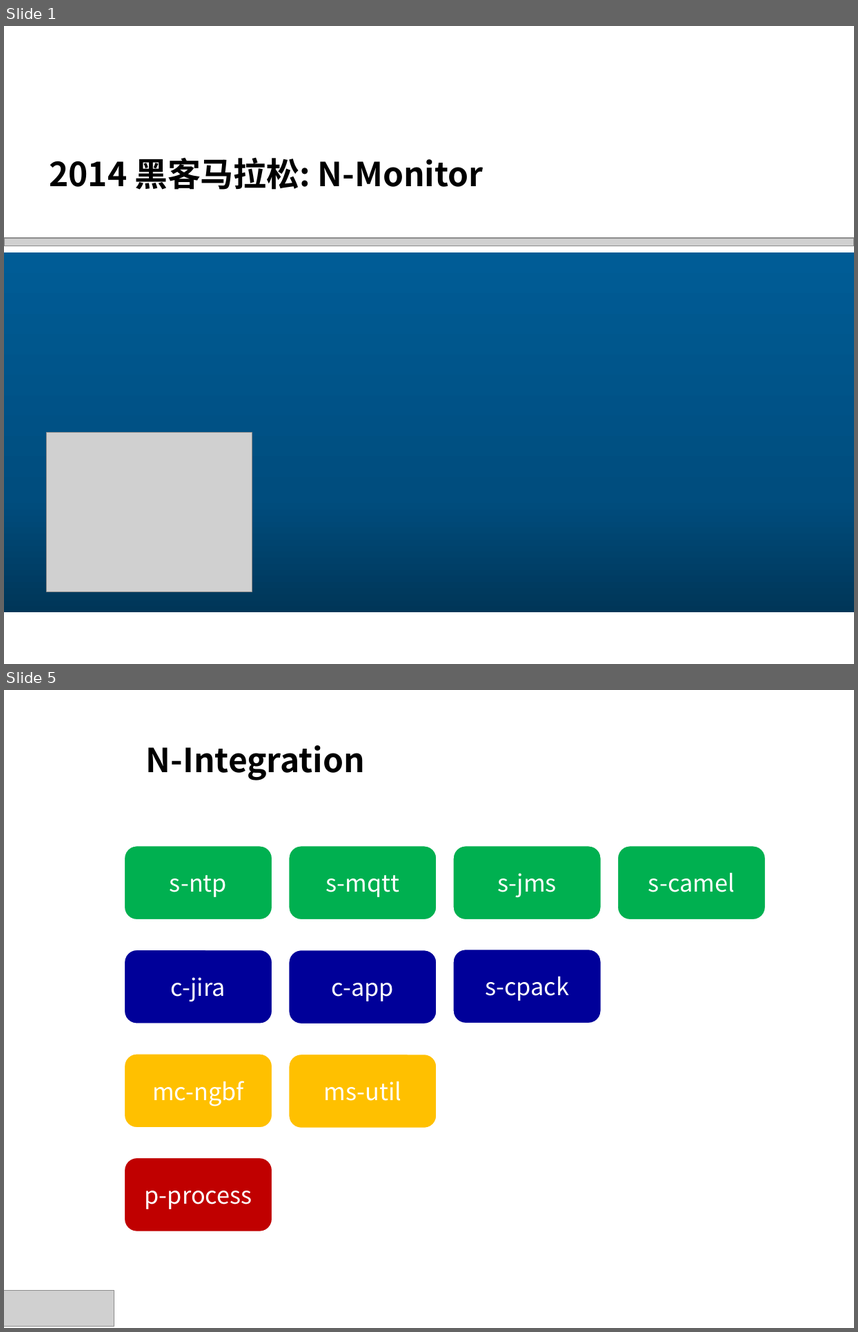
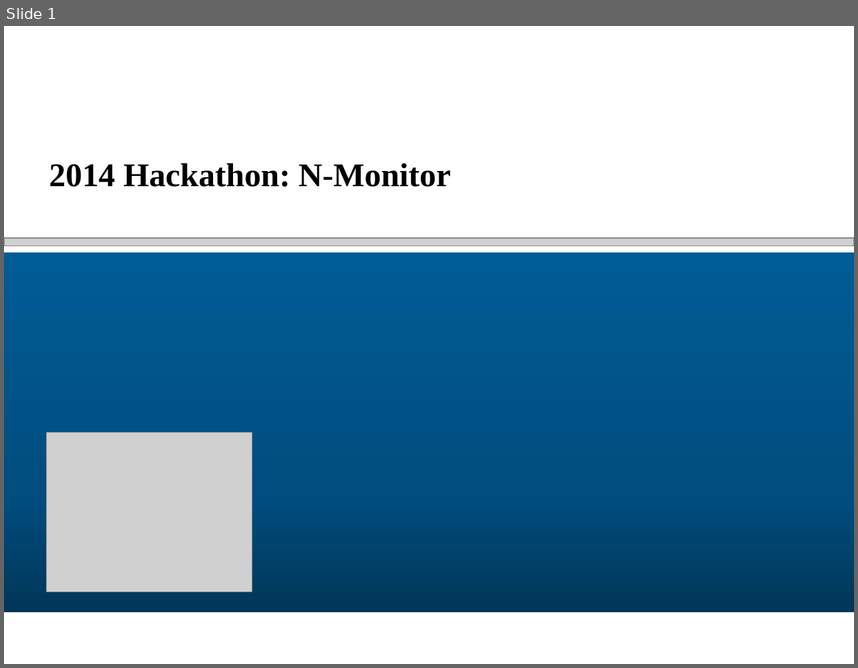
Before and after one commit to glenlivet/NRLP, a slide deck: 2014黑客马拉松_N-Monitor.pptx. Shown one above the other, each under a label of ours: slides 1 and 5 before the commit, slide 1 after it; the slides between them are not shown. The pictures are 858x1332 and 858x668 pixels, drawn with LibreOffice and Linux fonts; fonts in the diff are those of the drawing; grey boxes stand for pictures; background and template pictures are left out. Boxes give left, top, right and bottom in pixels: in the first picture for what was removed or moved away, otherwise in the second. Text is boxed around its words. In the diff, an @@ line names an element or a change of style, - is before the commit and + after.

```diff
--- a/2014黑客马拉松_N-Monitor.pptx
+++ b/2014黑客马拉松_N-Monitor.pptx
@@ slide 5 removed at bbox=[4, 690, 854, 1328], background #FFFFFF @@
@@ title removed at bbox=[146, 745, 365, 780] @@
-N-Integration
@@ rounded rectangle removed at bbox=[125, 845, 272, 920] @@
-s-ntp
@@ rounded rectangle removed at bbox=[289, 845, 437, 920] @@
-s-mqtt
@@ rounded rectangle removed at bbox=[454, 845, 602, 920] @@
-s-jms
@@ rounded rectangle removed at bbox=[618, 845, 766, 920] @@
-s-camel
@@ rounded rectangle removed at bbox=[125, 950, 272, 1024] @@
-c-jira
@@ rounded rectangle removed at bbox=[289, 950, 437, 1024] @@
-c-app
@@ rounded rectangle removed at bbox=[454, 949, 602, 1023] @@
-s-cpack
@@ rounded rectangle removed at bbox=[125, 1054, 272, 1127] @@
-mc-ngbf
@@ rounded rectangle removed at bbox=[289, 1054, 437, 1127] @@
-ms-util
@@ rounded rectangle removed at bbox=[125, 1158, 272, 1232] @@
-p-process
@@ picture removed at bbox=[4, 1290, 114, 1327] @@
@@ slide 1 changed as well @@
@@ title at bbox=[49, 163, 451, 187]: text changed; font Noto Sans CJK SC to Times New Roman @@
-2014 黑客马拉松: N-Monitor
+2014 Hackathon: N-Monitor
```
Also in this commit, not shown: 1 other slide changed, 6 slides added, 6 other slides removed, 9 other files.
